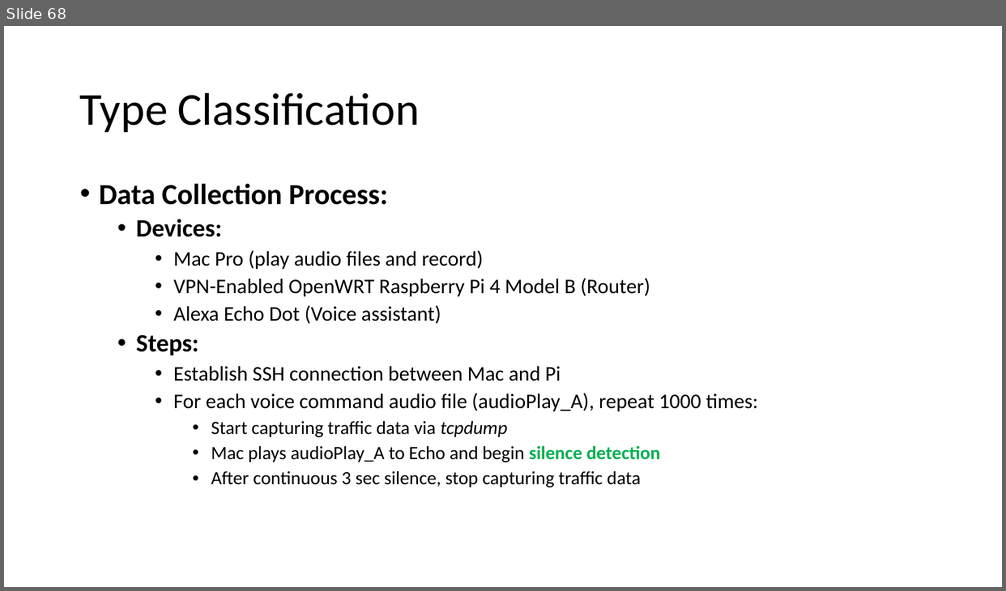
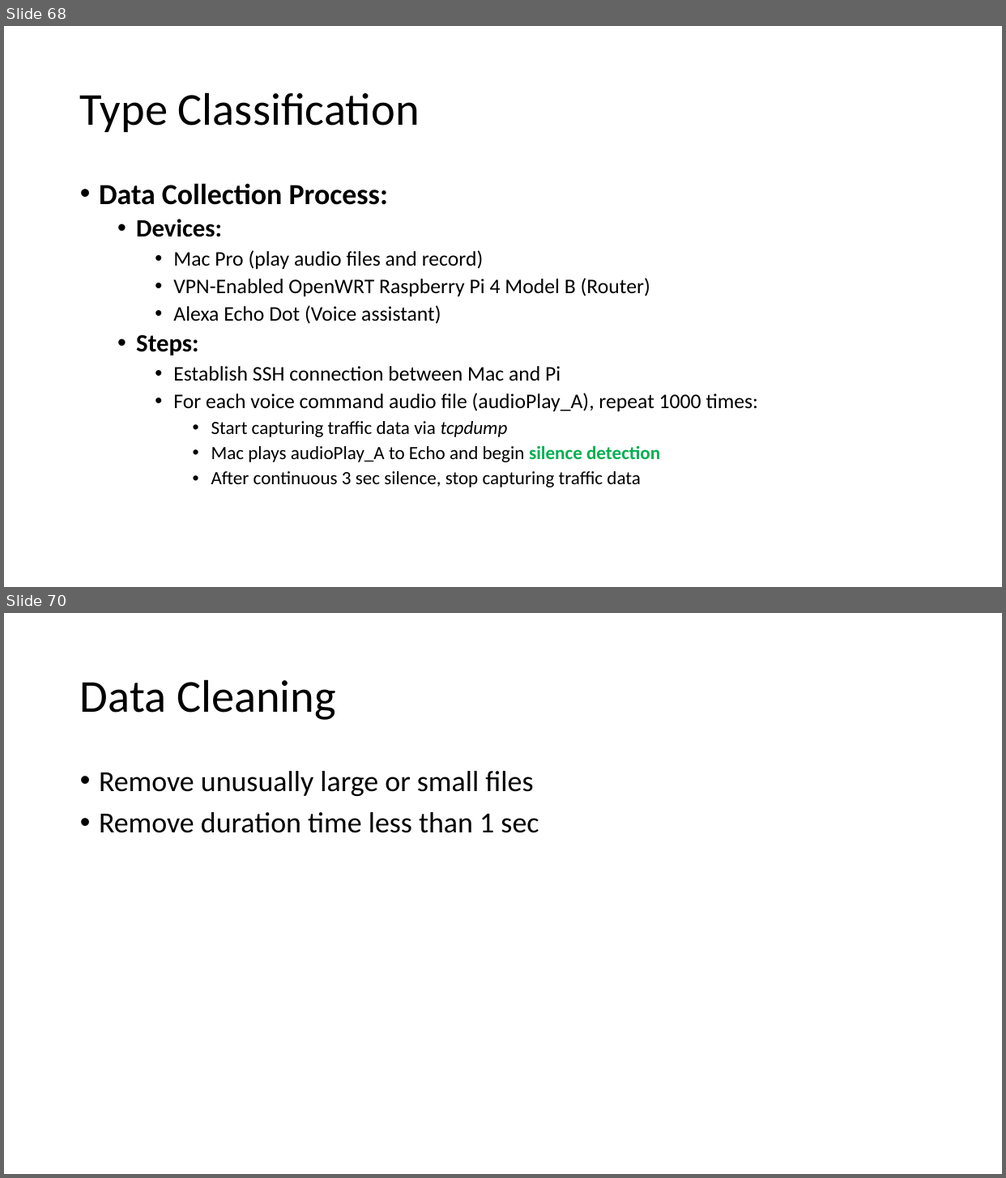
Before and after one commit to GXG-CS/voice_attack, a slide deck: note/Presentation1.pptx. Shown one above the other, each under a label of ours: slide 68 before the commit, slides 68 and 70 after it; the slides between them are not shown. The pictures are 1006x591 and 1006x1178 pixels, drawn with LibreOffice and Linux fonts; fonts in the diff are those of the drawing. Boxes give left, top, right and bottom in pixels: in the first picture for what was removed or moved away, otherwise in the second. Text is boxed around its words. In the diff, an @@ line names an element or a change of style, - is before the commit and + after.

```diff
--- a/note/Presentation1.pptx
+++ b/note/Presentation1.pptx
@@ slide 70 added at (x1=4, y1=613, x2=1002, y2=1174), background #FFFFFF @@
@@ title added at (x1=80, y1=679, x2=336, y2=720), 44 pt, text #000000 @@
+Data Cleaning
@@ text added at (x1=99, y1=771, x2=539, y2=833), 28 pt, text #000000 @@
+• Remove unusually large or small files
+• Remove duration time less than 1 sec
```
Also in this commit, not shown: 6 other slides added.
